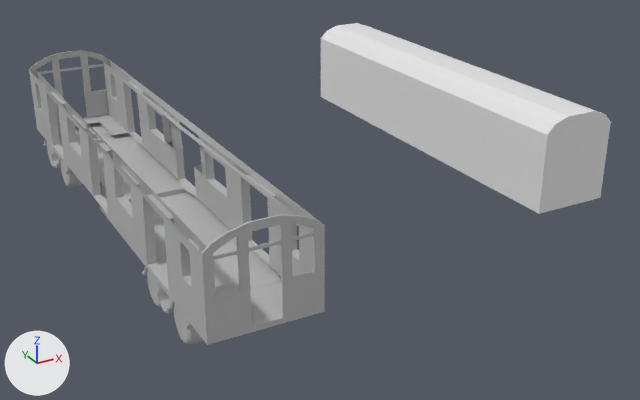
A saved change to the Blender file EEG work save.blend.
Before and after are seen from a 50 mm camera at (-0.297, -0.395, 0.184) aimed at (-0.099, -0.035, 0.003). Lighting does not change. The marker at lower left points along +X, +Y and +Z.

The first picture shows 'Cube', 'SubwayCar'.
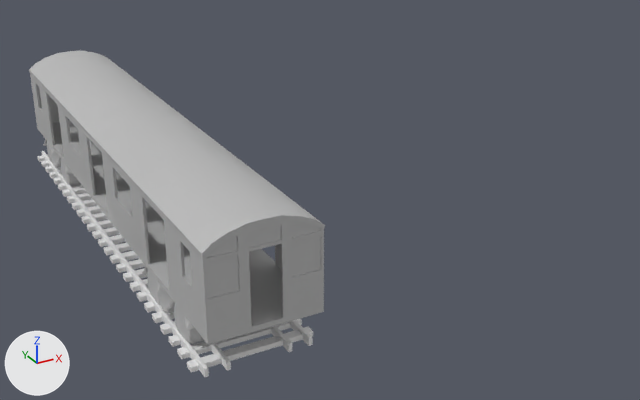
The newer file is also turned or shifted as a whole; pictures and numbers use the older file's frame.

Where the change shows, as pixel boxes (x1, y1, x2, y2) in the pictures (640 x 400 px; the box of a moved part takes in the faces that stretch with it):
'Cube', deleted
    before: (321, 23, 611, 214)
'SM_TracksStraight', added
    after: (37, 151, 313, 377)
part 1 of me_mesh, moved or reshaped
    before: (30, 52, 325, 345)
    after: (30, 51, 325, 345)

The change in detail:
me_mesh is used by ob_subwaycar; location (-0.1911, 0.0, 0.0); rotation (1.571, 0.0, 0.0), in degrees (90, 0, 0); scale (0.01, 0.01, 0.01).
me_mesh had 2814 vertices, 3259 faces, 1 loose edge and spanned x -1.6..2.9, y 0.1..6.1, z -10.0..15.4.
me_mesh now has 3009 vertices, 3484 faces and spans x -1.6..2.9, y 0.1..6.1, z -10.0..15.4.
me_mesh part 1: 164 vertices moved from x -1.6..2.9, y 1.9..5.3, z -10.0..15.4 to x -1.6..2.8, y 1.9..5.3, z -10.0..15.4; 196 vertices removed from x -1.6..2.9, y 1.9..5.3, z -10.0..15.3; 391 vertices added at x -1.6..2.8, y 1.9..6.1, z -9.9..15.3.
Mesh me_cube_001 is new.
It has 672 vertices, 716 faces and spans x -0.025..0.025, y -0.124..0.124, z 0.0..0.004.
Object 'Cube' (ob_cube) is deleted.
Object 'SM_TracksStraight' (ob_sm_tracksstraight) is new; it shows me_cube_001.
Its location is (-0.1853, -0.0233, 0.0012).
